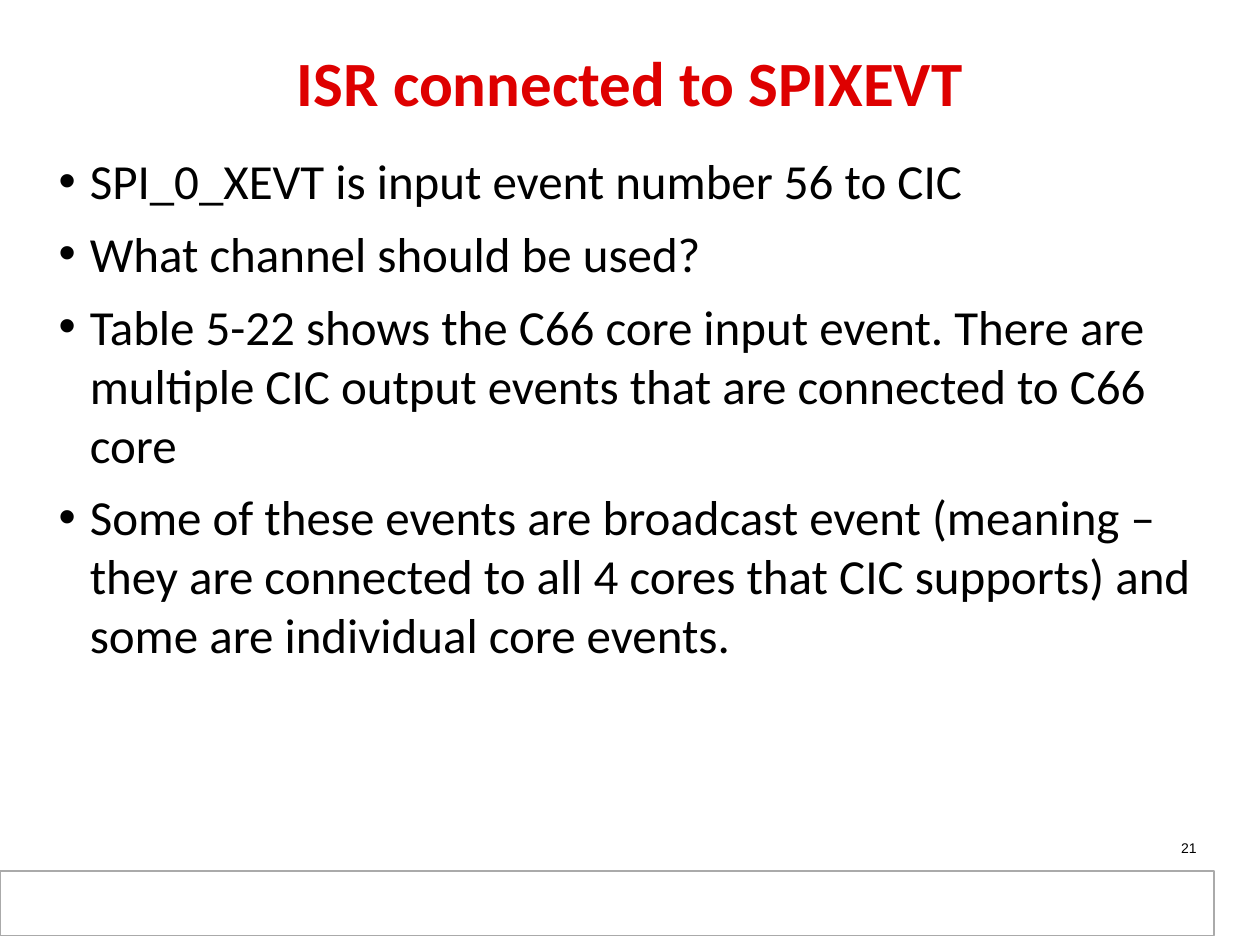
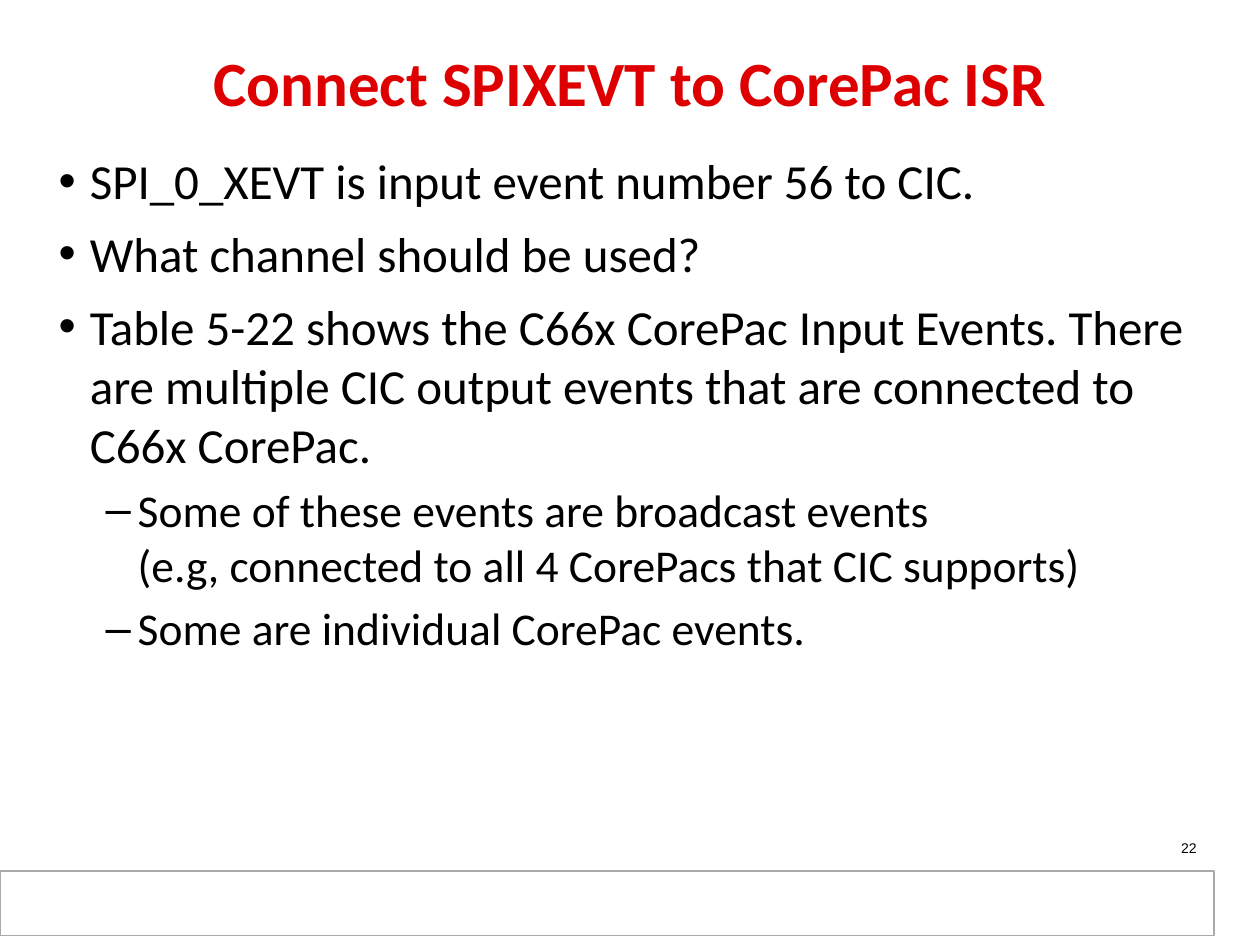
Before and after one commit to hari1989/keystone-workshop, a slide deck: slide 22 of slides/KeyStone_Interrupts.pptx (slide 21 before the commit). Drawn at 1260x945 pixels with LibreOffice and Linux fonts; fonts in the diff are those of the drawing; background and template pictures are left out. Boxes give left, top, right and bottom in pixels: in the first picture for what was removed or moved away, otherwise in the second. Text is boxed around its words. In the diff, an @@ line names an element or a change of style, - is before the commit and + after.

```diff
--- a/slides/KeyStone_Interrupts.pptx
+++ b/slides/KeyStone_Interrupts.pptx
@@ title at (213,64,1046,107): text changed @@
-ISR connected to SPIXEVT
+Connect SPIXEVT to CorePac ISR
@@ text at (90,165,974,207): text changed @@
-• SPI_0_XEVT is input event number 56 to CIC
+• SPI_0_XEVT is input event number 56 to CIC.
@@ text at (90,311,1184,646): text changed; size 28 to 26 pt @@
-• Table 5-22 shows the C66 core input event. There are multiple CIC output events that are connected to C66 core
-• Some of these events are broadcast event (meaning – they are connected to all 4 cores that CIC supports) and some are individual core events.
+• Table 5-22 shows the C66x CorePac Input Events. There are multiple CIC output events that are connected to C66x CorePac.
+  – Some of these events are broadcast events
+    (e.g, connected to all 4 CorePacs that CIC supports)
+  – Some are individual CorePac events.
@@ page number at (1181,843,1197,853): text changed @@
-21
+22
```
Also in this commit, not shown: 29 other slides changed, 7 slides added, 6 slides removed.
